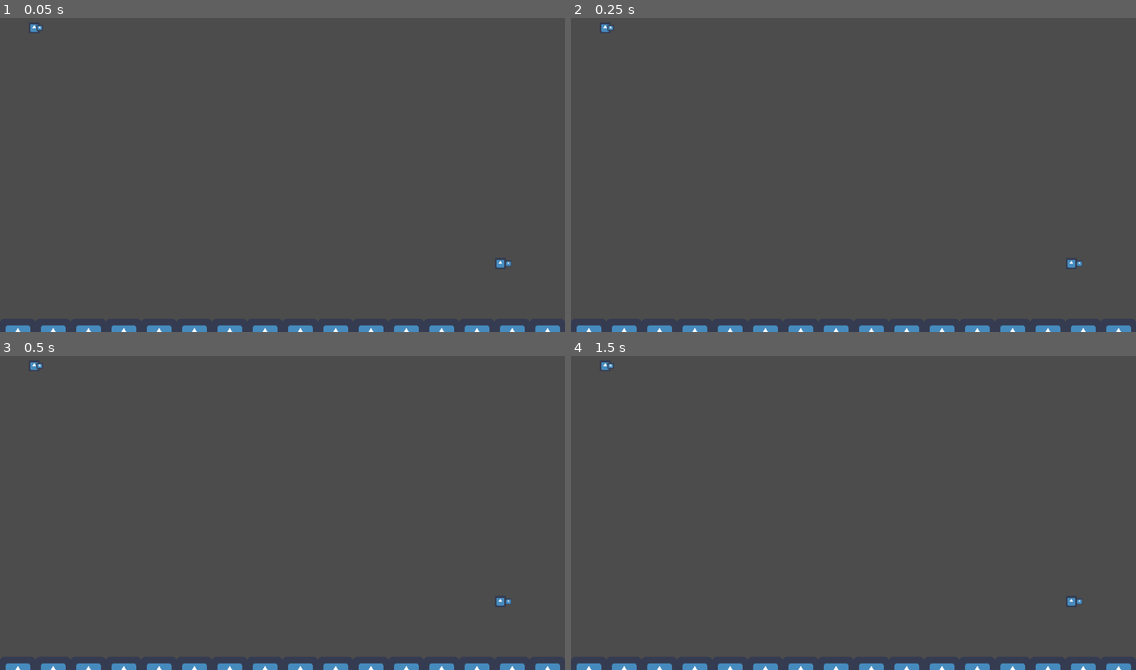
Above: before the commit, frames 1-4 (two rows, left to right).
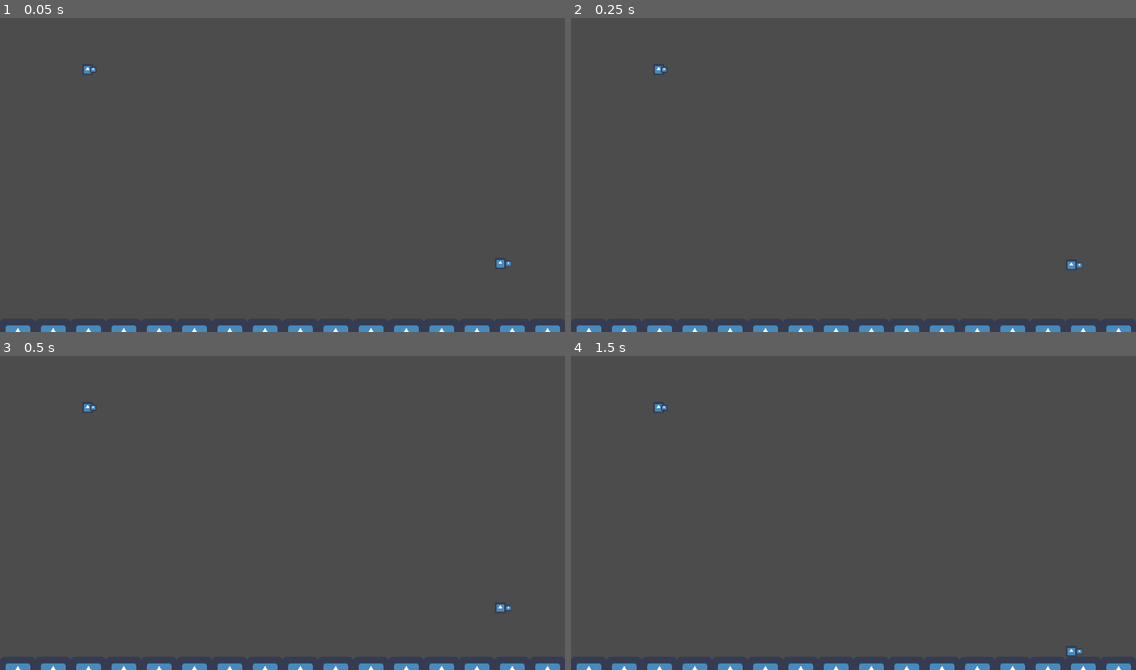
Above: after the commit, the same moments.

Repository: Lophtix8/GameJam_2019_Spring
Game: Godot game, scene res://Scenes/Main.tscn
The game is run twice, just before and just after one commit, with the same random seed, the same clock (stepped at 60 frames per second) and the same inputs. The engine's default icon, where the game draws it, is replaced by a stand-in: a white triangle on a blue panel in a dark square.
Inputs:
- Up to frame 1 (0.05 s): no input
- Up to frame 2 (0.25 s): no input
- Up to frame 3 (0.5 s): no input
- Up to frame 4 (1.5 s): no input

The runs differ from the first frame. In frame 1, less than 0.1% of the frame differs, in the area x 5-17%, y 2-18%; in frame 2, 0.1%; in frame 3, 0.2%; in frame 4, 0.2%, in the area x 5-91%, y 2-96%.
Error after the commit: Parse Error: The identifier "drag" isn't declared in the current scope.

Commit message:
Upgrade
Yay

Diff:
--- a/Scenes/Bullet.tscn
+++ b/Scenes/Bullet.tscn
@@ -7,13 +7,13 @@
 
 [node name="Node2D" type="Node2D"]
 
-[node name="KinematicBody2D" type="KinematicBody2D" parent="."]
+[node name="RigidBody2D" type="RigidBody2D" parent="."]
 script = ExtResource( 1 )
 
-[node name="Sprite" type="Sprite" parent="KinematicBody2D"]
+[node name="Sprite" type="Sprite" parent="RigidBody2D"]
 scale = Vector2( 0.1, 0.1 )
 texture = ExtResource( 2 )
 
-[node name="CollisionShape2D" type="CollisionShape2D" parent="KinematicBody2D"]
-scale = Vector2( 0.15, 0.15 )
+[node name="CollisionShape2D" type="CollisionShape2D" parent="RigidBody2D"]
+scale = Vector2( 0.31, 0.31 )
 shape = SubResource( 1 )
--- a/Scenes/Main.tscn
+++ b/Scenes/Main.tscn
@@ -10,20 +10,21 @@
 [sub_resource type="GDScript" id=2]
 script/source = "extends RigidBody2D
 
-var movement = 100
+var movement = 300
 var deadzone = 0.5
+#var drag = 0.7
 
-var hp = 100
+var hp = 1
 
 # Called when the node enters the scene tree for the first time.
 func _ready():
 	Input.connect(\"joy_connection_changed\",self,\"joy_con_changed\")
 	self.mode = MODE_CHARACTER
-	self.linear_damp = 0.5
 	self.mass = 10
 
 func _physics_process(delta):
 	self.gravity_scale = 0
+	self.linear_velocity *= drag
 
 	if self.linear_velocity.length() <= (1.5*movement) and self.applied_force.length() == 0:
 		self.linear_velocity = get_input()
@@ -42,10 +43,9 @@
 	return motion*movement
 
 func hit(dir):
-	print(\"hp\")
-	hp -= 10
-	self.linear_velocty = Vector2(0,0)
-	self.apply_central_impulse(dir*10*1/hp)
+	hp -= 0.1
+	self.linear_velocity = dir*movement+dir*10/hp
+
 # Called every frame. 'delta' is the elapsed time since the previous frame.
 #func _process(delta):
 #	pass
@@ -54,13 +54,10 @@
 [node name="Node2D" type="Node2D"]
 
 [node name="Player1" type="RigidBody2D" parent="."]
-position = Vector2( 61.9025, 47.2414 )
+position = Vector2( 158.806, 123.134 )
 script = ExtResource( 1 )
-__meta__ = {
-"_edit_group_": true
-}
 
-[node name="Sprite" type="Sprite" parent="Player1"]
+[node name="Sprite4" type="Sprite" parent="Player1"]
 scale = Vector2( 0.32, 0.32 )
 texture = ExtResource( 2 )
 
@@ -68,25 +65,22 @@
 visible = false
 shape = SubResource( 1 )
 
-[node name="Sprite2" type="Sprite" parent="Player1"]
-position = Vector2( 14.6611, 0.407242 )
+[node name="Sprite3" type="Sprite" parent="Player1"]
+position = Vector2( 10.7824, 0.34613 )
 scale = Vector2( 0.185493, 0.172767 )
 texture = ExtResource( 2 )
 script = ExtResource( 3 )
 
 [node name="Player2" type="RigidBody2D" parent="."]
 position = Vector2( 906.806, 475.339 )
+can_sleep = false
 script = SubResource( 2 )
-__meta__ = {
-"_edit_group_": true
-}
 
 [node name="Sprite" type="Sprite" parent="Player2"]
 scale = Vector2( 0.32, 0.32 )
 texture = ExtResource( 2 )
 
 [node name="CollisionShape2D" type="CollisionShape2D" parent="Player2"]
-visible = false
 shape = SubResource( 1 )
 
 [node name="Sprite2" type="Sprite" parent="Player2"]
--- a/Scripts/Player.gd
+++ b/Scripts/Player.gd
@@ -1,15 +1,15 @@
 extends RigidBody2D
 
-var movement = 100
+var movement = 300
 var deadzone = 0.5
 
-var hp = 100
+var hp = 1
 
 # Called when the node enters the scene tree for the first time.
 func _ready():
 	Input.connect("joy_connection_changed",self,"joy_con_changed")
 	self.mode = MODE_CHARACTER
-	self.linear_damp = 0.5
+	self.linear_damp = 0.8
 	self.mass = 10
 
 func _physics_process(delta):
@@ -32,9 +32,9 @@
 	return motion*movement
 
 func hit(dir):
-	hp -= 10
-	self.linear_velocty = Vector2(0,0)
-	self.apply_central_impulse(dir*100*1/hp)
+	hp -= 0.1
+	self.linear_velocity = dir*movement*sqrt(2)+dir*10/hp
+
 # Called every frame. 'delta' is the elapsed time since the previous frame.
 #func _process(delta):
 #	pass
--- a/Scripts/Sprite2.gd
+++ b/Scripts/Sprite2.gd
@@ -28,7 +28,7 @@
 	if cur_state and not prev_state:
 		var bullet = bullet_scene.instance()
 		for bullet_kin in bullet.get_children():
-			bullet_kin.pos = self.position*1.5 + self.get_parent().position
+			bullet_kin.pos = self.position*1.8 + self.get_parent().position
 			bullet_kin.dir = self.position
 
 		self.get_parent().get_parent().add_child(bullet)
--- a/Scripts/bullet.gd
+++ b/Scripts/bullet.gd
@@ -1,19 +1,24 @@
-extends KinematicBody2D
+extends RigidBody2D
 
 # Declare member variables here. Examples:
 var dir = Vector2()
 var pos = Vector2()
-var vel = 2
+var vel = 100
+var collision = null
 # Called when the node enters the scene tree for the first time.
 func _ready():
+	self.gravity_scale = 0
 	self.position = pos
+	self.linear_velocity = dir*vel
+	self.contact_monitor = true
+	self.contacts_reported = 3
 
 func _physics_process(delta):
-	var collision = move_and_collide(dir*vel)
-	if collision != null:
-		if collision.collider.has_method("hit"):
-			print("done")
-			collision.collider.hit(dir)
+	collision = get_colliding_bodies()
+	if collision != []:
+		for collider in collision:
+			if collider.has_method("hit"):
+				collider.hit(dir)
 		self.queue_free()
 
 # Called every frame. 'delta' is the elapsed time since the previous frame.
